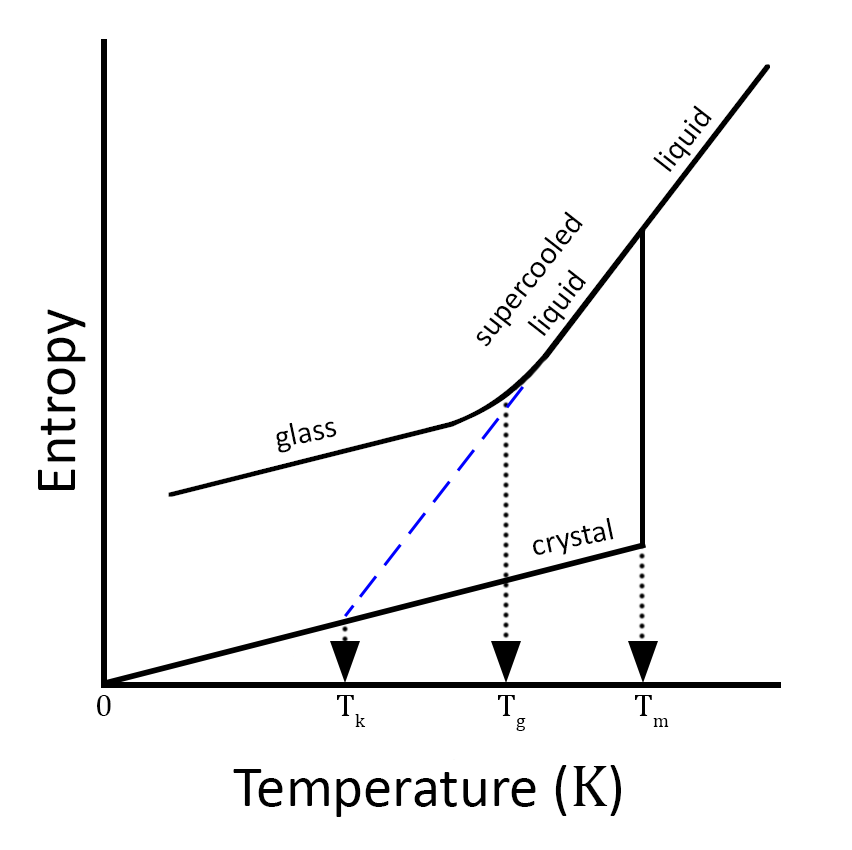
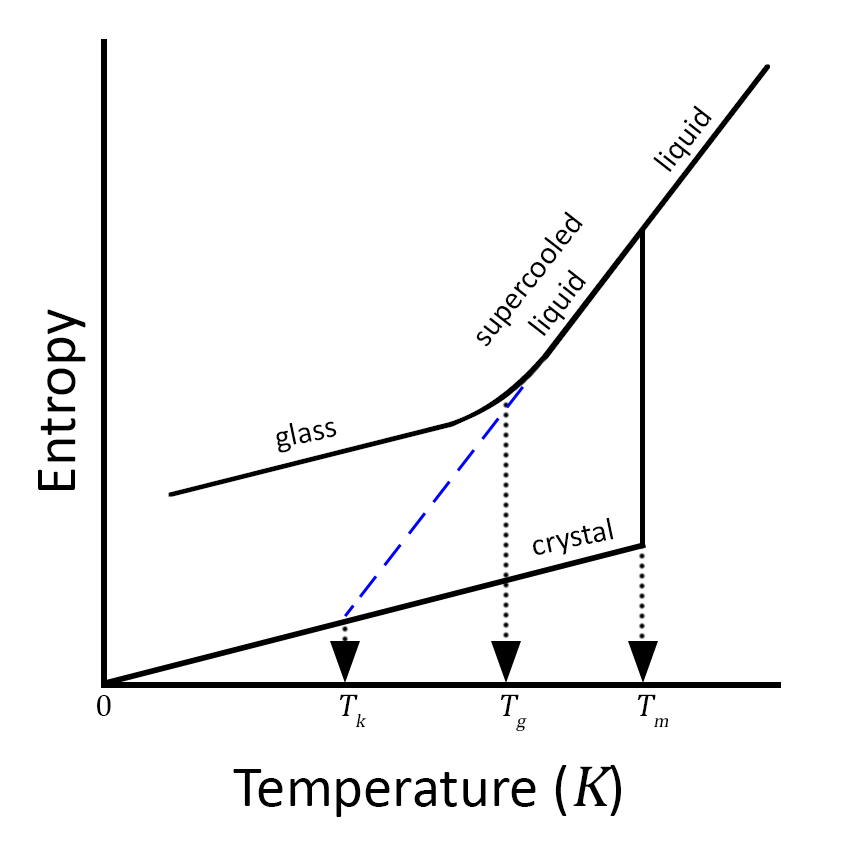
Two versions of the same layered image (852×850). Layer-by-layer changes:
painted on "Tk" over [337, 694, 367, 728]
painted on "Tg1" over [498, 694, 527, 732]
painted on "Tm" over [635, 694, 669, 728]
painted on "Temperature (K)" over [573, 766, 612, 806]
